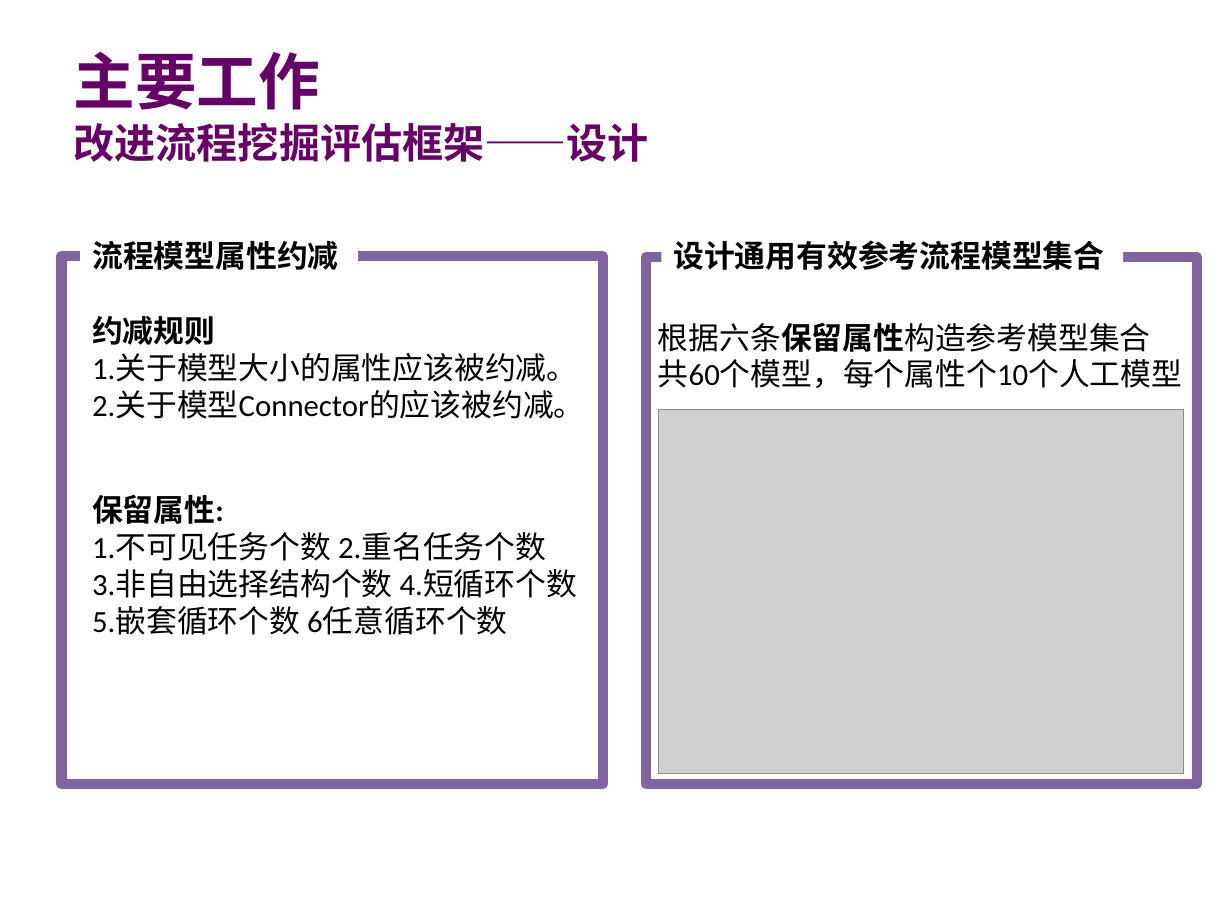
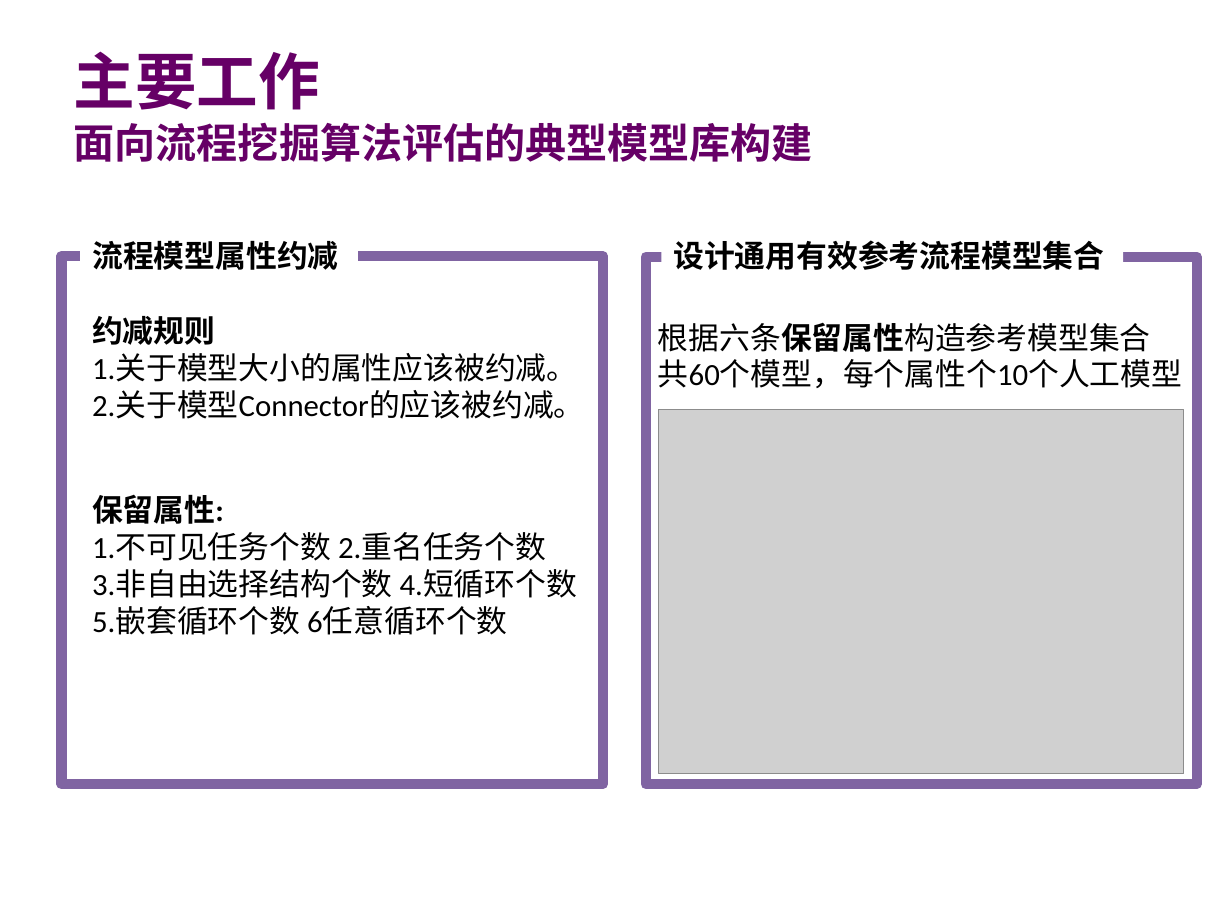
Before and after one commit to guoqinlong/Master-Thesis, a slide deck: slide 18 of 郭秦龙初稿汇报.pptx. Drawn at 1232x924 pixels with LibreOffice and Linux fonts; fonts in the diff are those of the drawing; grey boxes stand for pictures; background and template pictures are left out. Boxes give left, top, right and bottom in pixels: in the first picture for what was removed or moved away, otherwise in the second. Text is boxed around its words. In the diff, an @@ line names an element or a change of style, - is before the commit and + after.

```diff
--- a/郭秦龙初稿汇报.pptx
+++ b/郭秦龙初稿汇报.pptx
@@ text at [74, 122, 813, 162]: text changed @@
-改进流程挖掘评估框架——设计
+面向流程挖掘算法评估的典型模型库构建
```
Also in this commit, not shown: 11 other slides changed.
